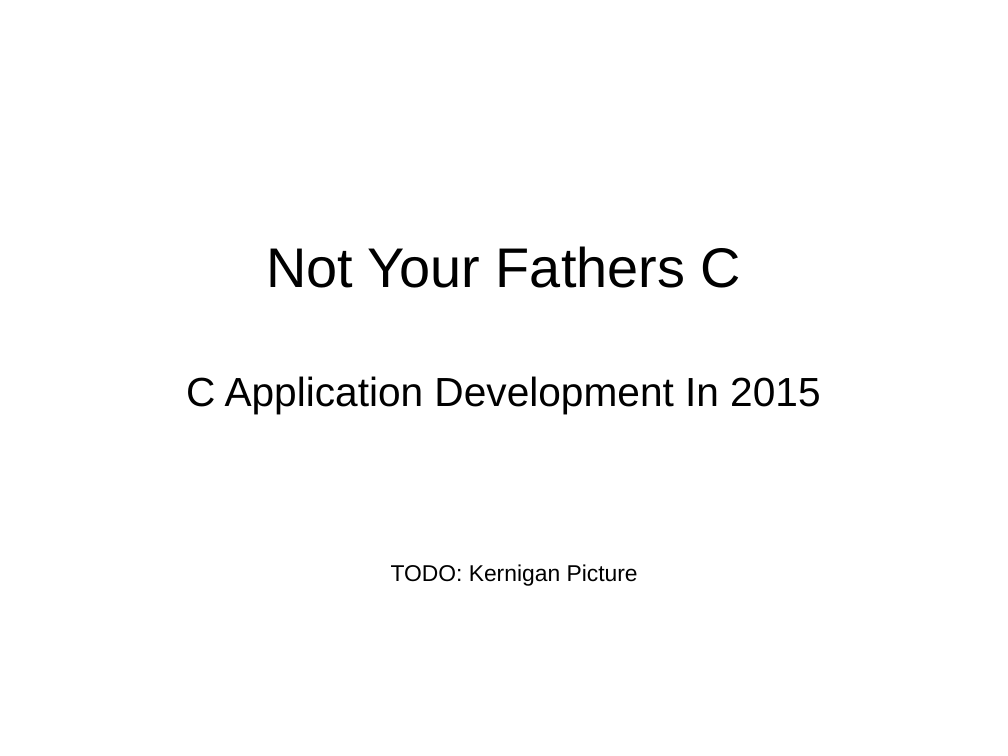
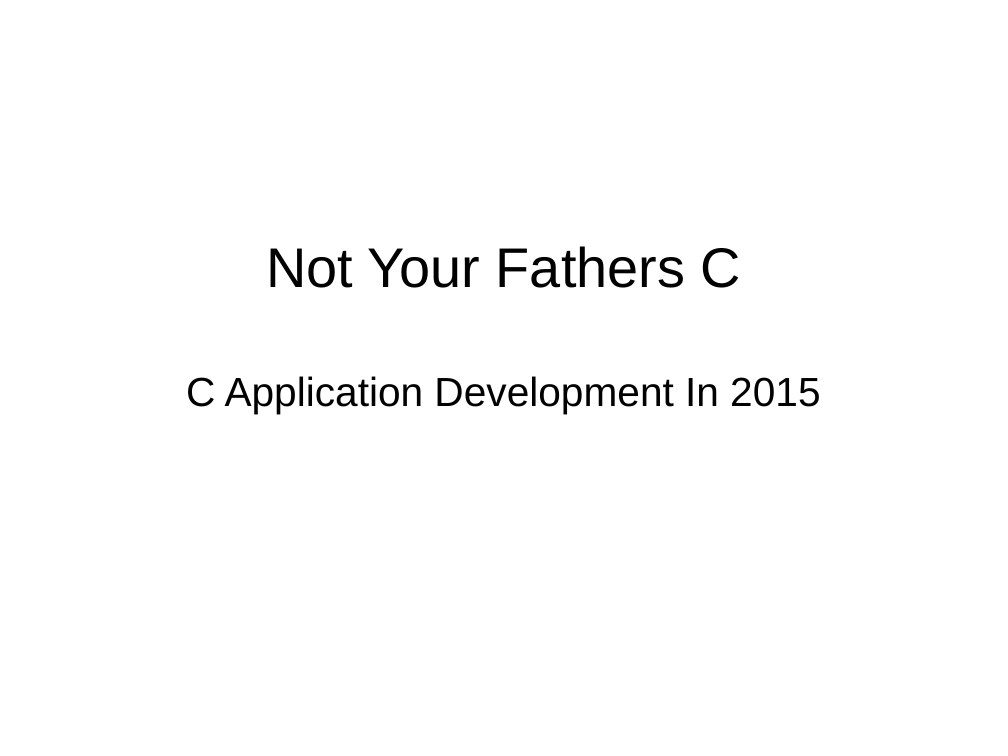
Before and after one commit to samba2/modern_c, a slide deck: slide 1 of modern_c.odp. Drawn at 1008x756 pixels with LibreOffice and Linux fonts; fonts in the diff are those of the drawing. Boxes give left, top, right and bottom in pixels: in the first picture for what was removed or moved away, otherwise in the second. Text is boxed around its words. In the diff, an @@ line names an element or a change of style, - is before the commit and + after.

```diff
--- a/modern_c.odp
+++ b/modern_c.odp
@@ text removed at (391, 564, 638, 586) @@
-TODO: Kernigan Picture
```
Also in this commit, not shown: 4 other slides changed.
